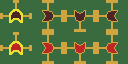
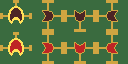
Revision of a layered 128 × 64 image; what changed, layer by layer:
painted on "or_gate.png" over (x1=8, y1=6, x2=24, y2=56)
